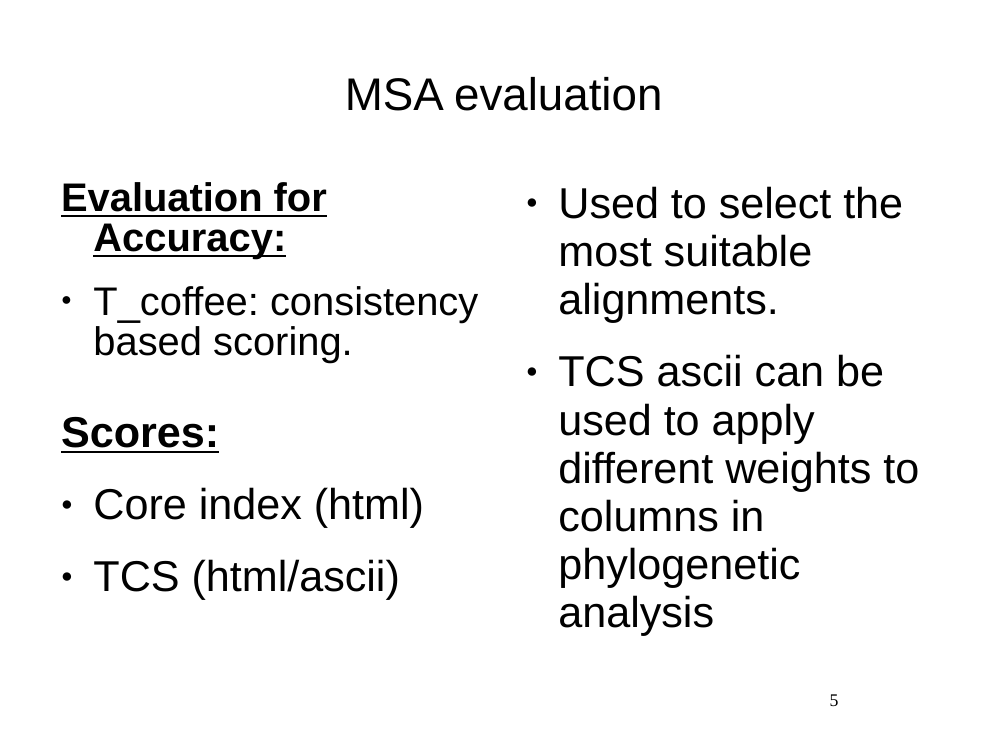
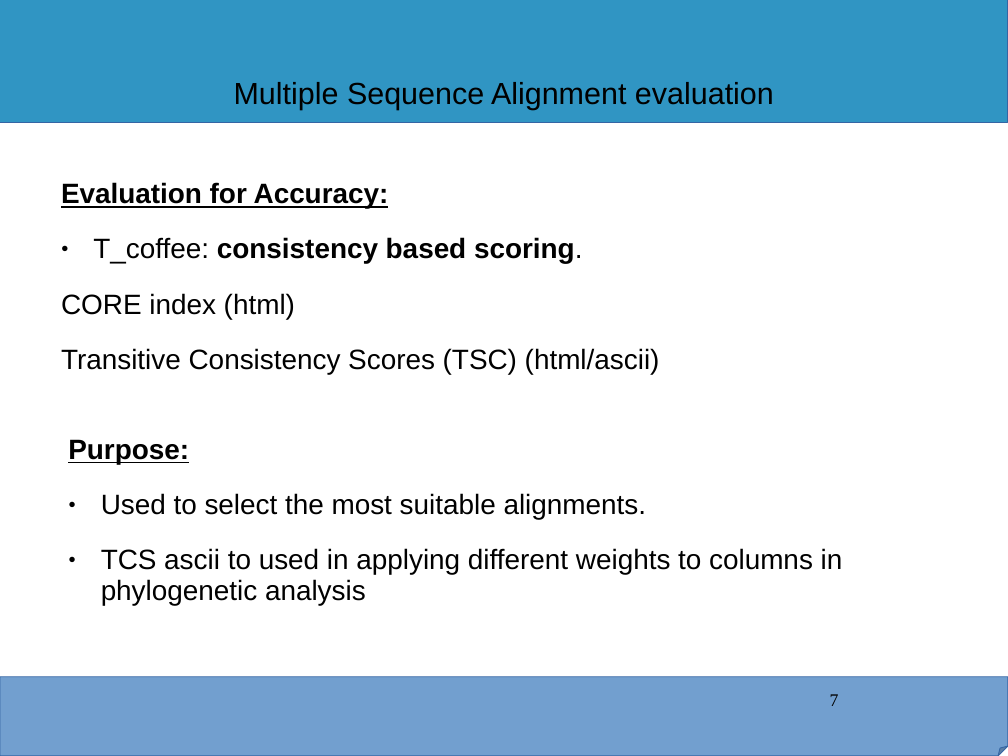
Before and after one commit to kibet-gilbert/co1_metaanalysis, a slide deck: slide 7 of icipe_progress_report.ppt (slide 5 before the commit). Drawn at 1008x756 pixels with LibreOffice and Linux fonts; fonts in the diff are those of the drawing; background and template pictures are left out. Boxes give left, top, right and bottom in pixels: in the first picture for what was removed or moved away, otherwise in the second. Text is boxed around its words. In the diff, an @@ line names an element or a change of style, - is before the commit and + after.

```diff
--- a/icipe_progress_report.ppt
+++ b/icipe_progress_report.ppt
@@ rectangle added at box(0, 0, 1008, 123), fill #3095C3, outline #3465A4 0.74 pt @@
@@ title at box(234, 82, 774, 110): text changed; size 36 to 24 pt @@
-MSA evaluation
+Multiple Sequence Alignment evaluation
@@ text at box(61, 182, 583, 264): size 31.4 to 22 pt in "Evaluation for Accuracy:", "T_coffee: consistency based scoring."; bold on in "consistency based scoring."; line spacing 0.83 to 0.93 @@
@@ text at box(61, 293, 660, 374): paragraphs added @@
+CORE index (html)
+Transitive Consistency Scores (TSC) (html/ascii)
@@ text removed at box(61, 417, 424, 600) @@
-Scores:
-● Core index (html)
-● TCS (html/ascii)
@@ text "Purpose:": place and size @@
-text "Purpose:" at box(558, 186, 919, 636)
+text "Purpose:" at box(68, 439, 843, 606)
@@ text at box(68, 439, 189, 464): paragraph added @@
+Purpose:
@@ text at box(101, 493, 647, 519): size 34 to 22 pt in "Used to select the most suitable alignments." @@
@@ text at box(101, 548, 843, 606): text changed; size 34 to 22 pt @@
-● TCS ascii can be used to apply different weights to columns in phylogenetic analysis
+● TCS ascii to used in applying different weights to columns in phylogenetic analysis
@@ folded corner added at box(0, 677, 1008, 756), fill #729FCF, outline #3465A4 0.74 pt @@
@@ page number at box(830, 694, 839, 706): text changed @@
-5
+7
```
Also in this commit, not shown: 5 other slides changed, 5 slides added, 2 slides removed, 3 other files.
